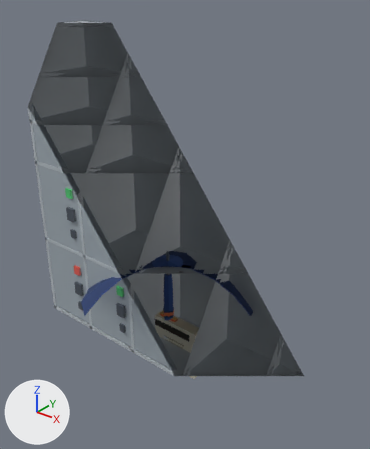
The glTF model assets/items.glb as it was, and as the next commit left it.
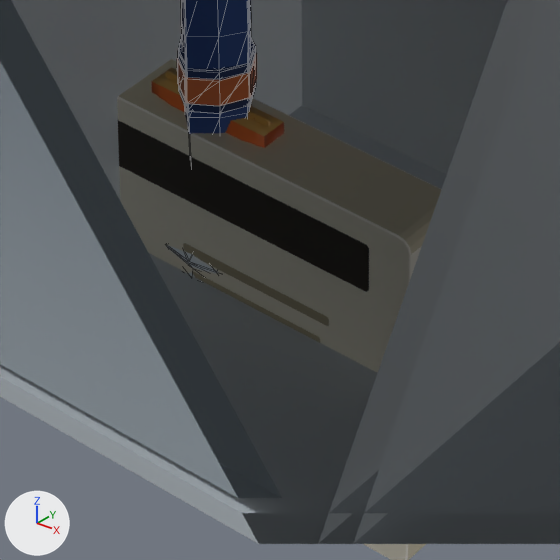
There are two pictures of each version: one whole from a 50 mm camera at (0.953, -1.101, 1.156) aimed at (0.046, 0.032, 0.453), one close up on the part from 38% to 58% of the width and 67% to 84% of the height. Lighting does not change. The marker at lower left points along +X, +Y and +Z. The older version's two pictures come first. The close-ups show mesh edges as thin lines. Everything nearer to the camera than a plane just in front of the edit is cut away.

Objects in the first close-up: 'FURN_Locker__Body', 'FURN_Locker__Door02', 'ITM08_Paper', 'ITM09_Umbrella', 'ITM12_SnackBag' and 1 more.
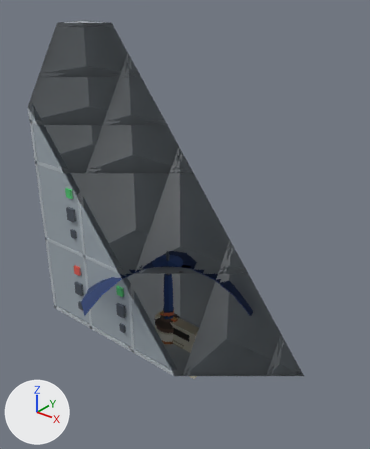
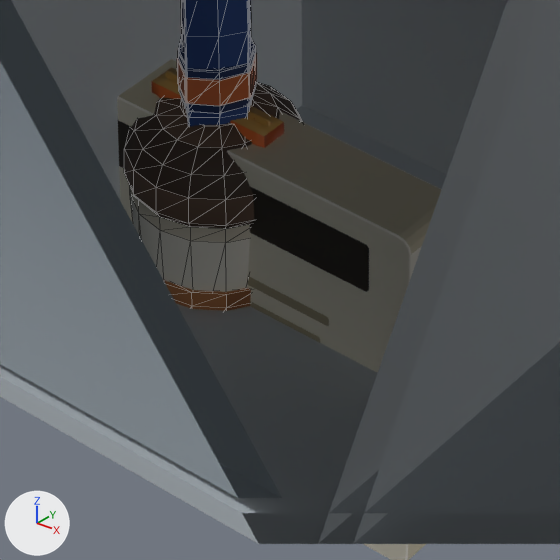
Where the change shows, as pixel boxes [x1, y1, x2, y2] in the close-ups (560 x 560 px):
'ITM07_Coffee', added
    after: [124, 82, 303, 311]
    faces in mat_itm_cuplid (brown #4a3a30): [124, 82, 303, 229]
    faces in mat_itm_cuplidlit (brown #6b5445): [124, 83, 278, 225]
    faces in mat_itm_cupbody (white #f4efe4): [130, 194, 250, 292]
    faces in mat_itm_cupshade (pale yellow #e2d9c7): [130, 188, 250, 243]
    faces in mat_itm_cupsleeve (orange #b8794a): [164, 280, 251, 311]

The change in detail:
Material 'ITM_CupSleeveDeep' (mat_itm_cupsleevedeep) is new.
Its base color is (0.305, 0.117, 0.0423) (brown #96603a).
Its roughness is 0.9.
Material 'ITM_CupShade' (mat_itm_cupshade) is new.
Its base color is (0.761, 0.694, 0.571) (pale yellow #e2d9c7).
Its roughness is 0.9.
Material 'ITM_CupLidLit' (mat_itm_cuplidlit) is new.
Its base color is (0.147, 0.0887, 0.0595) (brown #6b5445).
Its roughness is 0.72.
Material 'ITM_CupBody' (mat_itm_cupbody) is new.
Its base color is (0.905, 0.863, 0.776) (white #f4efe4).
Its roughness is 0.88.
Material 'ITM_CupSleeve' (mat_itm_cupsleeve) is new.
Its base color is (0.479, 0.191, 0.0685) (orange #b8794a).
Its roughness is 0.88.
Material 'ITM_CupLid' (mat_itm_cuplid) is new.
Its base color is (0.0685, 0.0423, 0.0296) (brown #4a3a30).
Its roughness is 0.74.
Mesh me_itm07_coffee is new.
It has 224 vertices, 440 faces and spans x -0.044..0.044, y -0.044..0.044, z -0.1..0.1.
Faces by material slot: [64, 78, 96, 78, 76, 48].
It uses material mat_itm_cupbody (white #f4efe4).
It uses material mat_itm_cupshade (pale yellow #e2d9c7).
It uses material mat_itm_cuplid (brown #4a3a30).
It uses material mat_itm_cuplidlit (brown #6b5445).
It uses material mat_itm_cupsleeve (orange #b8794a).
It uses material mat_itm_cupsleevedeep (brown #96603a).
Object 'ITM07_Coffee' (ob_itm07_coffee) is new; it shows me_itm07_coffee.
Its location is (0.0, 0.0, 0.0).
